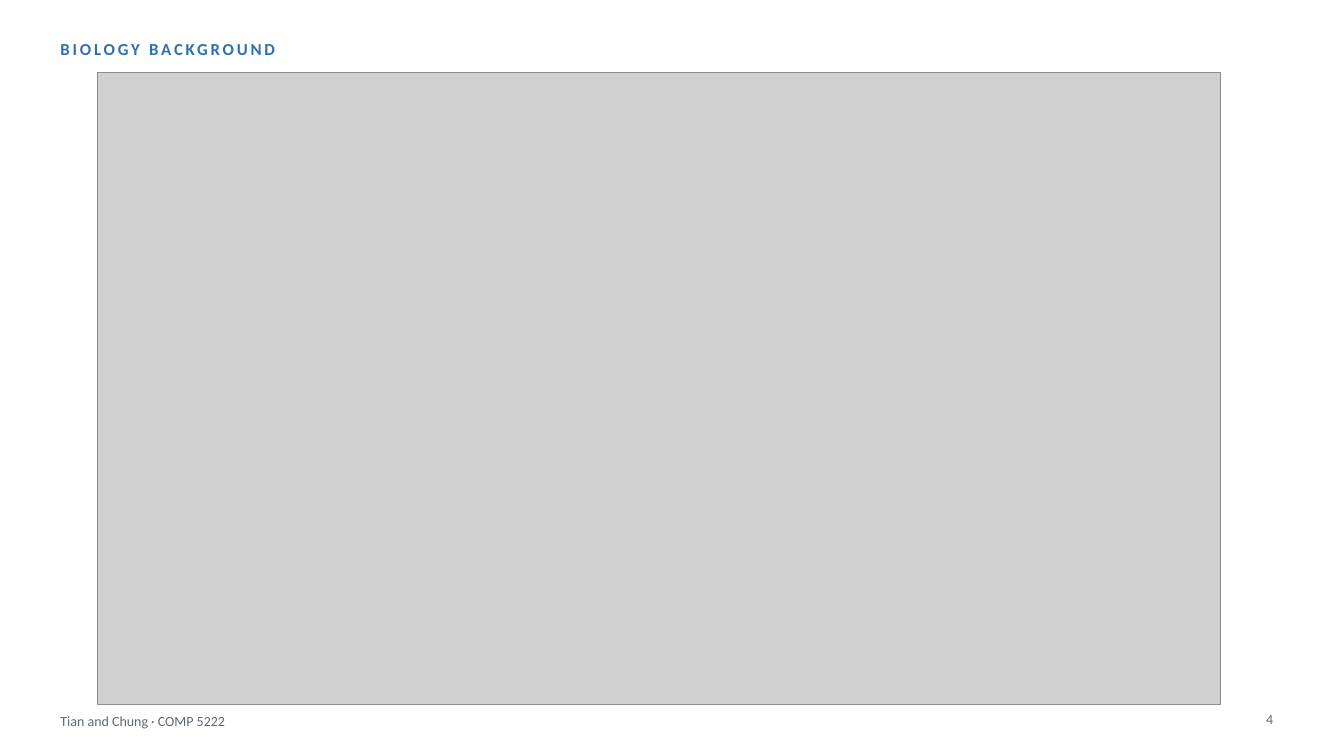
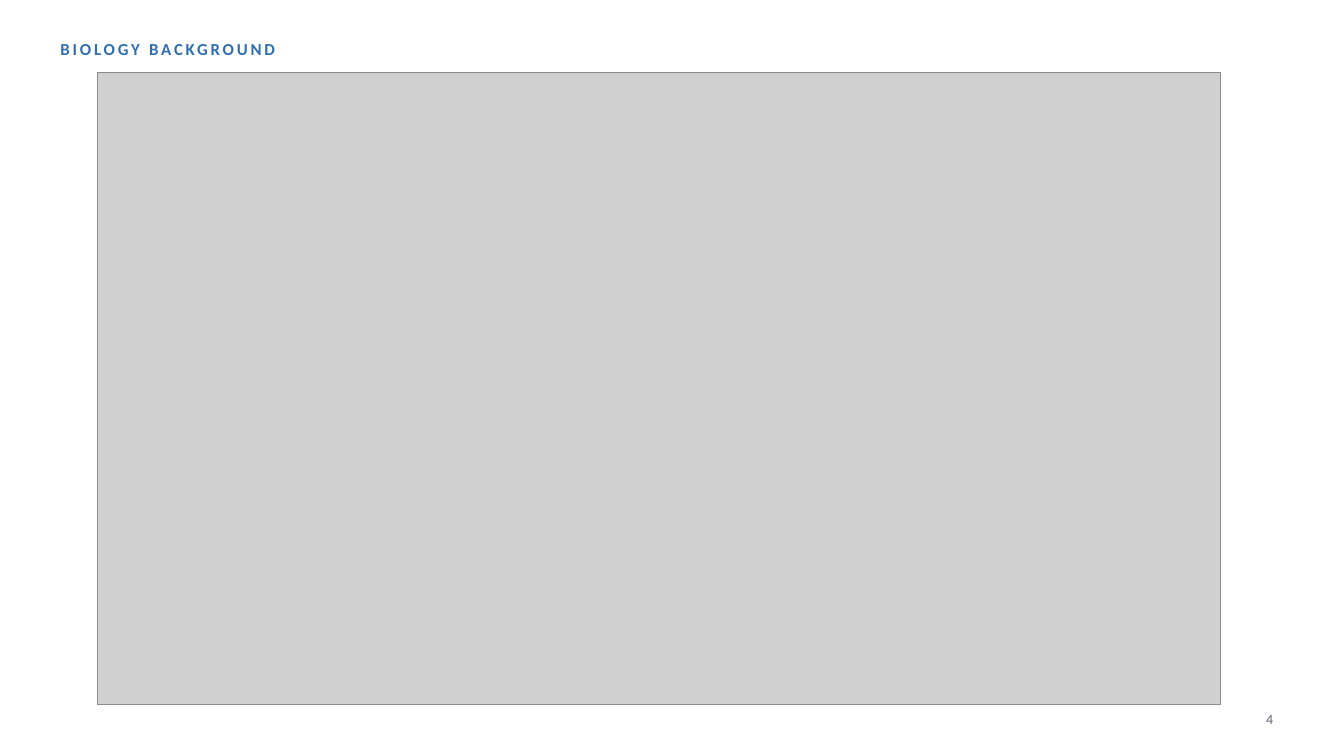
Before and after one commit to Andychung1229/claudev2, a slide deck: slide 4 of comp5222-presentation/ContactGAT_talk.pptx. Drawn at 1344x756 pixels with LibreOffice and Linux fonts; fonts in the diff are those of the drawing; grey boxes stand for pictures. Boxes give left, top, right and bottom in pixels: in the first picture for what was removed or moved away, otherwise in the second. Text is boxed around its words. In the diff, an @@ line names an element or a change of style, - is before the commit and + after.

```diff
--- a/comp5222-presentation/ContactGAT_talk.pptx
+++ b/comp5222-presentation/ContactGAT_talk.pptx
@@ text removed at [60,716,225,729] @@
-Tian and Chung · COMP 5222
```
Also in this commit, not shown: 13 other slides changed, 13 other files.
